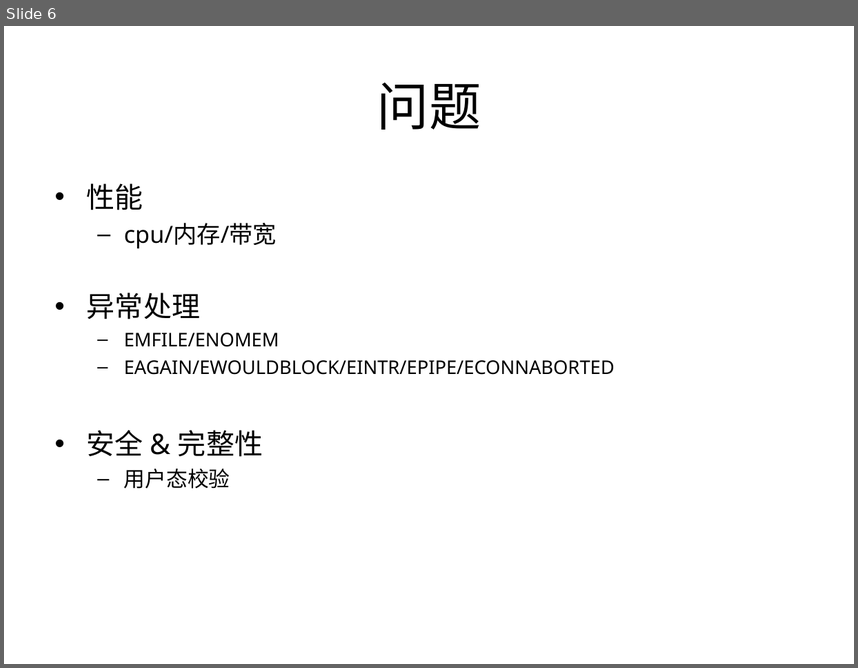
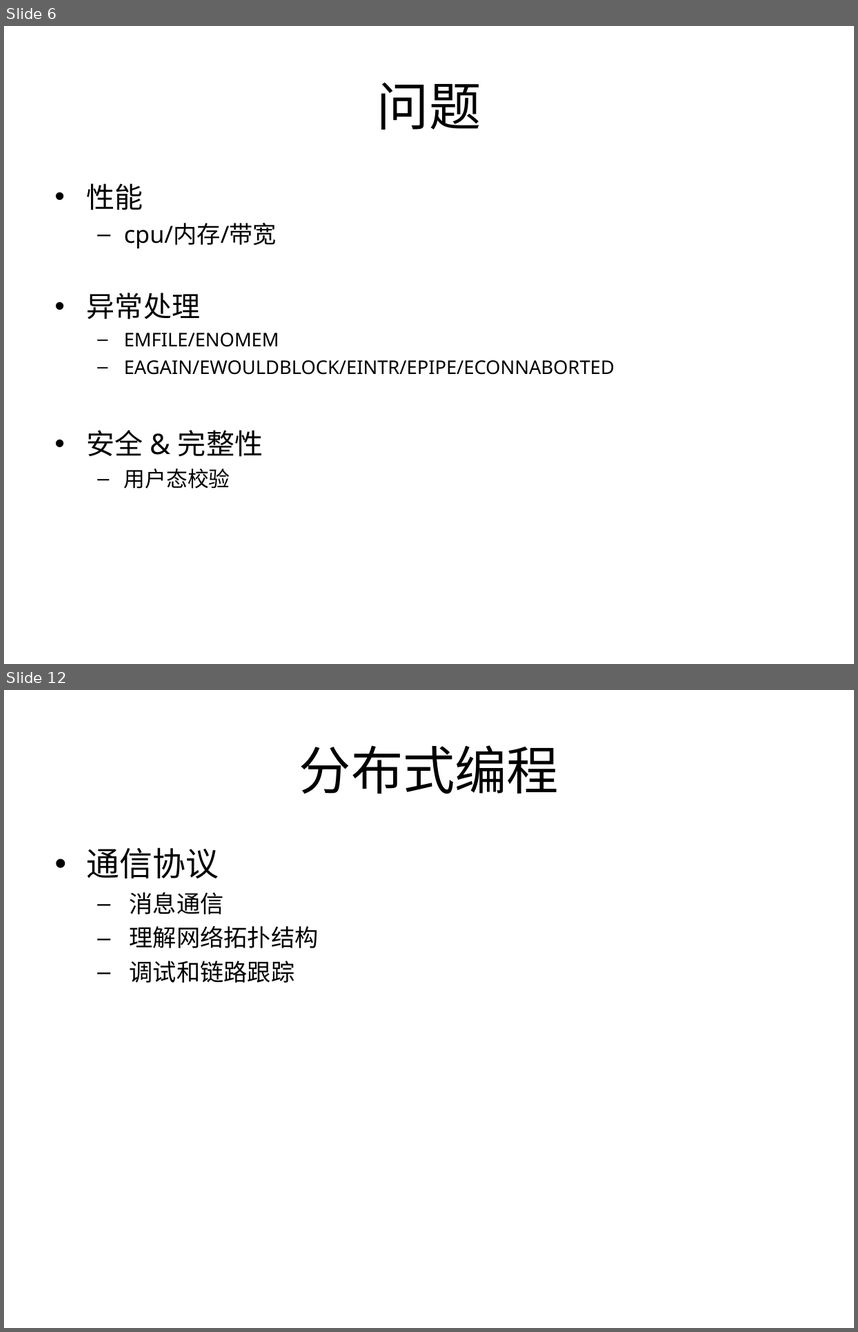
Before and after one commit to proxyio/xio, a slide deck: docs/PROXYIO.ppt. Shown one above the other, each under a label of ours: slide 6 before the commit, slides 6 and 12 after it; the slides between them are not shown. The pictures are 858x668 and 858x1332 pixels, drawn with LibreOffice and Linux fonts; fonts in the diff are those of the drawing. Boxes give left, top, right and bottom in pixels: in the first picture for what was removed or moved away, otherwise in the second. Text is boxed around its words. In the diff, an @@ line names an element or a change of style, - is before the commit and + after.

```diff
--- a/docs/PROXYIO.ppt
+++ b/docs/PROXYIO.ppt
@@ slide 12 added at (4,690,854,1328), background #FFFFFF @@
@@ title added at (299,745,559,793), 44 pt, text #000000 @@
+分布式编程
@@ text added at (87,847,319,983), 20 pt, text #000000 @@
+• 通信协议
+  – 消息通信
+  – 理解网络拓扑结构
+  – 调试和链路跟踪
```
Also in this commit, not shown: 12 slides changed, 11 other slides added.
